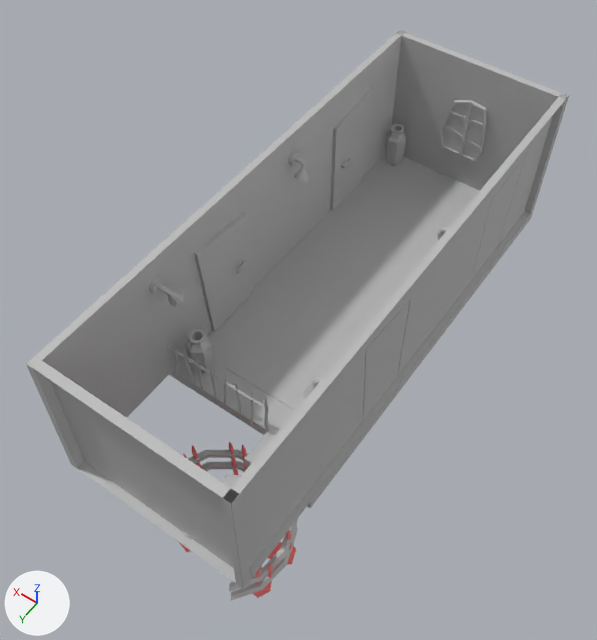
Before and after pictures for a commit that changed the FBX model Cryptique/Assets/FBX/FullRoom/1 - Taverne/Taverne_couloir.fbx.
Before and after are seen from a 50 mm camera at (-5.58, 8.93, 13.75) aimed at (0.82, -0.03, -0.33). Every picture has the same lights, and +X, +Y and +Z are marked at lower left. Where no turn or scale is listed for an object, it has been applied to the vertices.

Objects in the first picture: 'Escalier2', 'Tapis_couloir', 'barriere01', 'couloir_mur_L', 'couloir_mur_R', 'couloir_mur_escalier', 'couloir_mur_fenetre', 'couloir_sol', 'fenetre09', 'lampe14', 'porte_chambre03', 'porte_chambre04', 'pot03', 'pot04'.
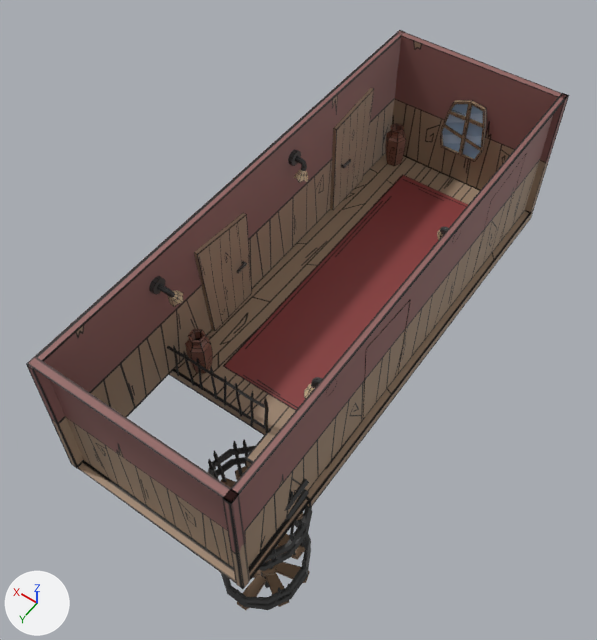
The change, as a list of edits to the scene's bpy script:
```text
Change mat_rampe_escalier:
    remove mat_rampe_escalier.base_color = (0.5, 0.5, 0.5)  # grey #bcbcbc
    add mat_rampe_escalier.texture = img_escalier_rembarde_rgb_png
Change me_mesh_003:
    where me_mesh_003.from_pydata(...)  # 72 vertices, 66 faces; spans x -0.06..0.434, y -0.205..0.257, z 0.0..1.022
    remove me_mesh_003.materials.append(mat_pot)  # grey #bcbcbc
    add me_mesh_003.materials.append(mat_pot04)  # picture img_vase_rgb_png
Change me_mesh:
    where me_mesh.from_pydata(...)  # 8 vertices, 5 faces; spans x -1.98..1.98, y -0.09..0.09, z -1.59..1.59
    remove me_mesh.materials.append(mat_piece_couloir)  # grey #bcbcbc
    add me_mesh.materials.append(mat_mur_couloir_fenetre)  # picture img_piece_couloir_rgb_png
Change me_mesh_001:
    where me_mesh_001.from_pydata(...)  # 16 vertices, 11 faces; spans x -1.91..2.08, y -6.89..2.08, z 0.0..0.26
    remove me_mesh_001.materials.append(mat_piece_couloir)  # grey #bcbcbc
    add me_mesh_001.materials.append(mat_piece_couloir1)  # picture img_piece_couloir_rgb_3_png
Change me_mesh_006:
    where me_mesh_006.from_pydata(...)  # 8 vertices, 5 faces; spans x 0.0..2.18, y -6.86..0.0, z 0.0..0.02
    remove me_mesh_006.materials.append(mat_tapis_couloir)  # grey #bcbcbc
    add me_mesh_006.materials.append(mat_tapis_couloir1)  # picture img_piece_couloir_rgb_5_png
Change me_mesh_002:
    where me_mesh_002.from_pydata(...)  # 125 vertices, 115 faces; spans x -1.309..0.141, y -0.063..0.069, z -0.068..1.162
    remove me_mesh_002.materials.append(mat_barriere)  # grey #bcbcbc
    add me_mesh_002.materials.append(mat_barriere14)  # picture img_barrière_extérieur_rgb_png
Change me_mesh_017:
    where me_mesh_017.from_pydata(...)  # 24 vertices, 14 faces; spans x -0.18..0.0, y -0.19..1.25, z 0.0..2.49
    remove me_mesh_017.materials.append(mat_porte_chambre_r)  # grey #bcbcbc
    add me_mesh_017.materials.append(mat_porte_chambre_r2)  # picture img_porte_l_rgb_png
Change me_mesh_008:
    where me_mesh_008.from_pydata(...)  # 72 vertices, 66 faces; spans x -0.055..0.396, y -0.329..0.168, z 0.0..1.022
    remove me_mesh_008.materials.append(mat_pot)  # grey #bcbcbc
    add me_mesh_008.materials.append(mat_pot04)  # picture img_vase_rgb_png
Change me_mesh_020:
    where me_mesh_020.from_pydata(...)  # 8 vertices, 5 faces; spans x -1.98..1.98, y -0.08..0.08, z -1.59..1.59
    remove me_mesh_020.materials.append(mat_piece_couloir)  # grey #bcbcbc
    add me_mesh_020.materials.append(mat_mur_couloir_fenetre)  # picture img_piece_couloir_rgb_png
Change me_mesh_019:
    where me_mesh_019.from_pydata(...)  # 70 vertices, 58 faces; spans x -0.997..0.089, y -0.091..0.0, z 0.0..1.487
    remove me_mesh_019.materials.append(mat_fenetre_petite)  # grey #bcbcbc
    add me_mesh_019.materials.append(mat_fenetre_petite4)  # picture img_fenetre02_rgb_png
Change me_mesh_016:
    where me_mesh_016.from_pydata(...)  # 8 vertices, 5 faces; spans x 1.92..2.07, y -6.91..4.0, z 0.26..3.43
    remove me_mesh_016.materials.append(mat_piece_couloir)  # grey #bcbcbc
    add me_mesh_016.materials.append(mat_mur_couloir_porte)  # picture img_piece_couloir_rgb_1_png
Change me_mesh_013:
    where me_mesh_013.from_pydata(...)  # 8 vertices, 5 faces; spans x -1.9..-1.75, y -6.91..4.0, z 0.26..3.43
    remove me_mesh_013.materials.append(mat_piece_couloir)  # grey #bcbcbc
    add me_mesh_013.materials.append(mat_mur_couloir_porte)  # picture img_piece_couloir_rgb_1_png
Change me_mesh_018:
    where me_mesh_018.from_pydata(...)  # 24 vertices, 14 faces; spans x -0.18..0.0, y -1.25..0.19, z 0.0..2.49
    remove me_mesh_018.materials.append(mat_porte_chambre_l)  # grey #bcbcbc
    add me_mesh_018.materials.append(mat_porte_chambre_r2)  # picture img_porte_l_rgb_png
Change me_mesh_015:
    where me_mesh_015.from_pydata(...)  # 120 vertices, 110 faces; spans x -0.412..0.05, y -0.293..0.159, z -0.402..0.157
    remove me_mesh_015.materials.append(mat_lampe15)  # grey #bcbcbc
    add me_mesh_015.materials.append(mat_lampe17)  # picture img_lampe_murale_rgb_png
Remove ob_escalier2:
    ob_escalier2 = bpy.data.objects.new('Escalier2', me_mesh_021)
Add ob_escalier1:
    ob_escalier1 = bpy.data.objects.new('Escalier1', me_mesh_021_1)  # 1617 vertices, 1452 faces; spans x -1.09..0.87, y -0.82..1.18, z 0.0..6.01; in mat_rampe_escalier (picture img_escalier_rembarde_rgb_png), mat_uv_superposés (pink #ff8080), mat_lambert2 (picture img_escalier_pointe_rgb_png)
    ob_escalier1.location = (-0.84, 3.53, -4.88)
```

Location of each change, [x1, y1, x2, y2] in pixels of the pictures (597 x 640 px):
'couloir_mur_L', recoloured (grey to brown)
    both: [26, 30, 404, 468]
'couloir_mur_R', recoloured
    both: [222, 93, 569, 589]
'Tapis_couloir', recoloured (grey to brown)
    both: [223, 174, 468, 411]
'couloir_sol', recoloured (grey to brown)
    both: [169, 153, 534, 508]
'couloir_mur_escalier', recoloured
    both: [26, 356, 250, 589]
'couloir_mur_fenetre', recoloured (grey to brown)
    both: [392, 30, 568, 213]
'Escalier1', added
    after: [208, 439, 312, 610]
'porte_chambre04', recoloured (grey to brown)
    both: [194, 213, 252, 331]
'porte_chambre03', recoloured (grey to brown)
    both: [330, 88, 374, 210]
'Escalier2', deleted
    before: [180, 441, 298, 601]
'fenetre09', recoloured
    both: [440, 100, 487, 162]
'pot04', recoloured (grey to brown)
    both: [185, 329, 213, 373]
'pot03', recoloured (grey to brown)
    both: [385, 123, 406, 166]
'barriere01', recoloured (grey to black)
    both: [204, 366, 269, 433]
'lampe14', recoloured
    both: [149, 276, 183, 307]
